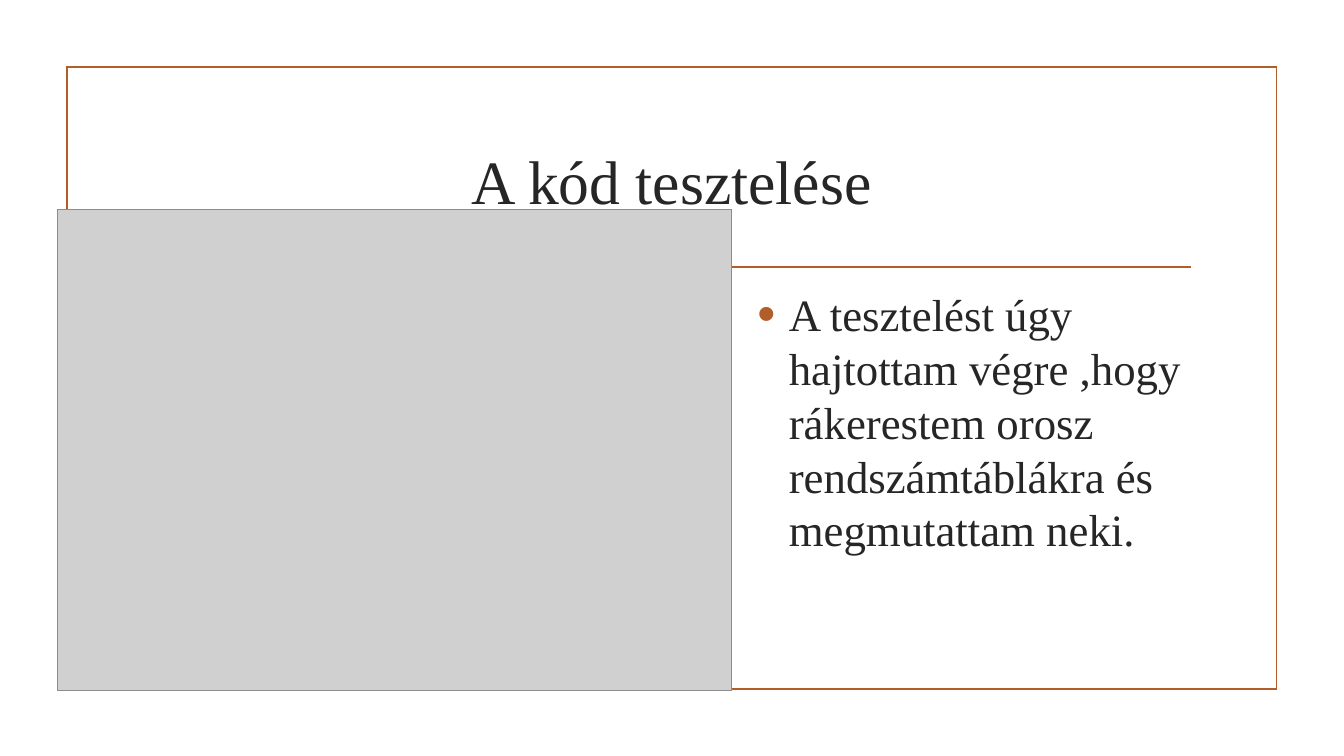
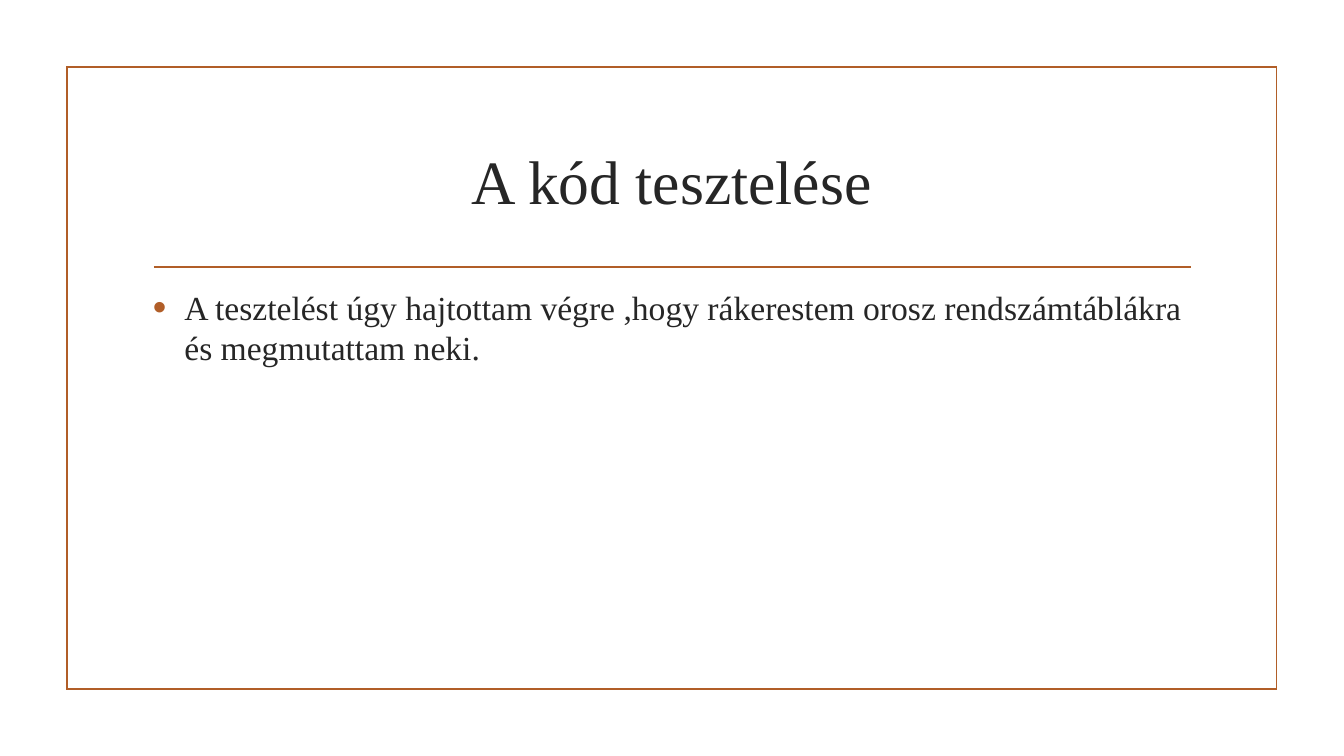
Before and after one commit to MolnarMark-HUN/Project, a slide deck: slide 9 of Projekt prezi.pptx. Drawn at 1344x756 pixels with LibreOffice and Linux fonts; fonts in the diff are those of the drawing; grey boxes stand for pictures; background and template pictures are left out. Boxes give left, top, right and bottom in pixels: in the first picture for what was removed or moved away, otherwise in the second. Text is boxed around its words. In the diff, an @@ line names an element or a change of style, - is before the commit and + after.

```diff
--- a/Projekt prezi.pptx
+++ b/Projekt prezi.pptx
@@ picture removed at [57, 210, 732, 691] @@
@@ text "A tesztelést úgy hajtottam végre ...": place and size @@
-text "A tesztelést úgy hajtottam végre ..." at [789, 300, 1181, 556]
+text "A tesztelést úgy hajtottam végre ..." at [184, 296, 1181, 367]
@@ text "A tesztelést úgy hajtottam végre ..." at [184, 296, 1181, 367]: size 32 to 24 pt; less space between paragraphs @@
```
Also in this commit, not shown: 6 other slides changed, 9 slides added.
